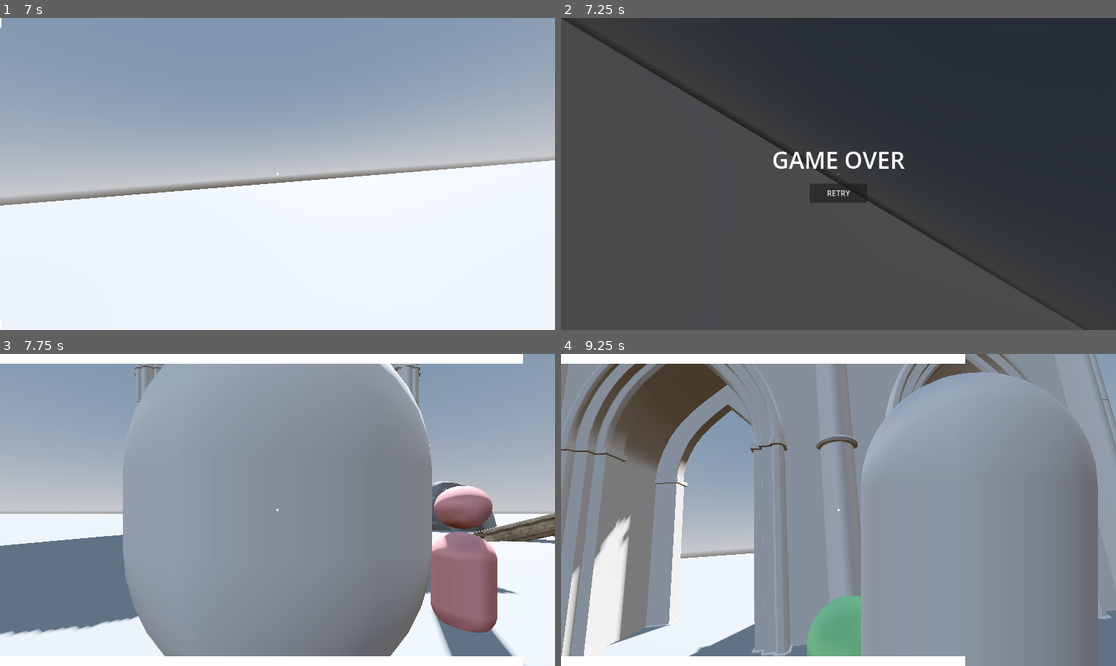
Above: before the commit, frames 1-4 (two rows, left to right).
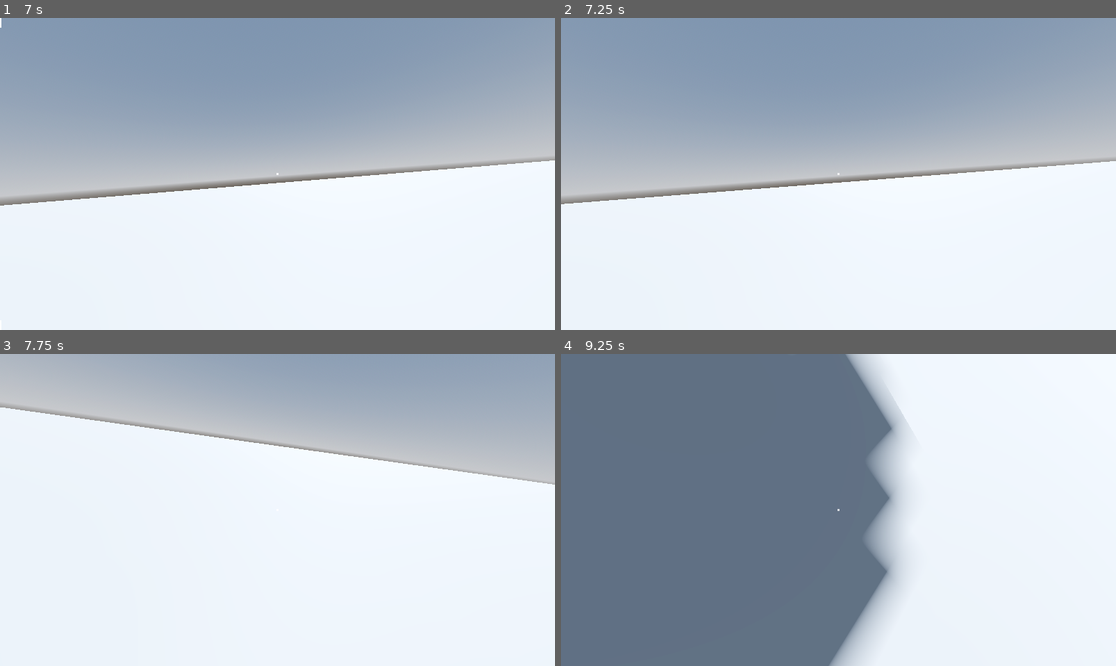
Above: after the commit, the same moments.

Repository: madmonki/GGJ2026
Game: Godot game, scene res://main.tscn
Same seed, same stepped clock (60 frames per second), same inputs: the game is played once before the commit and once after it.
Inputs (mouse positions are in pixels of both pictures, inside the frame that each line leads up to):
- Up to frame 1 (7 s): move the mouse to (305, 174) at 0.52 s; hold W (move_forward) 0.53-5.78 s; tap Space (jump) at 0.6, 0.77, 1.07, 1.52, 1.55, 1.82, 2.3, 2.85, 3.02, 3.32, 3.77, 3.8, 4.07, 4.52, 4.55, 4.82, 5.1, 6.02, 6.05, 6.32, 6.77, 6.8 s; move the mouse to (249, 174) at 1.27 s; click (249, 174) at 1.35 s; move the mouse to (288, 167) at 2.02 s; hold Shift (sprint) 2.03-2.78 s; move the mouse to (271, 180) at 2.77 s; move the mouse to (316, 177) at 3.52 s; press the mouse at (316, 177) at 3.53 s; move the mouse to (233, 170) at 4.27 s; release the mouse at (233, 170) at 4.28 s; tap Shift (sprint) at 4.35 s; move the mouse to (283, 174) at 5.02 s; move the mouse to (255, 167) at 5.77 s; hold D (move_right) 5.78-6.53 s; click (255, 167) at 5.85 s; move the mouse to (305, 174) at 6.52 s; hold W (move_forward) from 6.53 s (still down); hold Shift (sprint) from 6.53 s (still down)
- Up to frame 2 (7.25 s): keep holding W (move_forward); keep holding Shift (sprint); tap Space (jump) at 7.07 s
- Up to frame 3 (7.75 s): release W (move_forward) at 7.25 s; release Shift (sprint) at 7.25 s; click (277, 528) at 7.25 s, where only the run before the commit has a clickable "RETRY"
- Up to frame 4 (9.25 s): move the mouse to (810, 510) at 8.02 s; hold W (move_forward) from 8.03 s (still down); tap Space (jump) at 8.1, 8.27, 8.57, 9.05 s; move the mouse to (849, 503) at 8.77 s; press the mouse at (849, 503) at 8.78 s

Frame 1 is identical in both runs. In frame 2, 100% of the frame differs, in the area x 0-100%, y 0-100%; in frame 3, 75%; in frame 4, 96%.

Commit message:
physical death

Diff:
--- /dev/null
+++ b/corpse.tscn
@@ -0,0 +1,33 @@
+[gd_scene format=3 uid="uid://bh778cfo31k23"]
+
+[sub_resource type="CapsuleShape3D" id="CapsuleShape3D_1"]
+radius = 0.29101563
+height = 1.6547852
+
+[sub_resource type="CapsuleMesh" id="CapsuleMesh_1"]
+
+[sub_resource type="SphereMesh" id="SphereMesh_1"]
+radius = 0.3
+height = 0.6
+
+[node name="Corpse" type="RigidBody3D" unique_id=1319154692]
+collision_layer = 2
+collision_mask = 3
+mass = 60.0
+linear_damp = 1.0
+angular_damp = 1.0
+
+[node name="CollisionShape3D" type="CollisionShape3D" parent="." unique_id=531691011]
+transform = Transform3D(1, 0, 0, 0, 1, 0, 0, 0, 1, 0, 0.8273926, 0)
+shape = SubResource("CapsuleShape3D_1")
+
+[node name="BodyMesh" type="MeshInstance3D" parent="." unique_id=1473930796]
+transform = Transform3D(0.57509, 0, 0, 0, 0.57509, 0, 0, 0, 0.57509, 0, 0.538483, 0)
+mesh = SubResource("CapsuleMesh_1")
+
+[node name="HeadMesh" type="MeshInstance3D" parent="." unique_id=868864436]
+transform = Transform3D(0.8345, 0, 0, 0, 0.8345, 0, 0, 0, 0.8345, 0, 1.40279, 0)
+mesh = SubResource("SphereMesh_1")
+
+[node name="CameraMount" type="Marker3D" parent="." unique_id=481340894]
+transform = Transform3D(1, 0, 0, 0, 1, 0, 0, 0, 1, 0, 1.37142, 0)
--- a/game_events.gd
+++ b/game_events.gd
@@ -3,10 +3,15 @@
 var current_character: CharacterBody3D = null
 var transition_camera: Camera3D = null
 
+signal game_over
+
 func _ready():
 	transition_camera = Camera3D.new()
 	add_child(transition_camera)
 	transition_camera.current = false
+
+func trigger_game_over():
+	game_over.emit()
 
 func possess_transition(from_char: CharacterBody3D, to_char: CharacterBody3D, hit_offset: Vector3 = Vector3.ZERO):
 	if not from_char or not to_char:
--- a/hud.gd
+++ b/hud.gd
@@ -15,6 +15,15 @@
 func _ready():
 	if retry_button:
 		retry_button.pressed.connect(_on_retry_pressed)
+	GameEvents.game_over.connect(_on_game_over_signal)
+
+func _on_game_over_signal():
+	is_game_over = true
+	if game_over_ui:
+		game_over_ui.visible = true
+	visible = true
+	if top_bar: top_bar.visible = false
+	if bottom_bar: bottom_bar.visible = false
 
 func _process(_delta):
 	if is_game_over: return
--- a/player.gd
+++ b/player.gd
@@ -394,15 +394,56 @@
 			return true
 	return false
 
+@onready var corpse_scene = preload("res://corpse.tscn")
+
 func die():
-	# Simulate ragdoll by disabling control and tipping over
+	# 1. Disable player node (so we don't move/interact)
 	set_physics_process(false)
 	is_controlled = false
-	velocity = Vector3.ZERO
 	Input.mouse_mode = Input.MOUSE_MODE_VISIBLE
 
-	# Visual topple
-	var tween = create_tween()
-	tween.set_trans(Tween.TRANS_BOUNCE)
-	tween.set_ease(Tween.EASE_OUT)
-	tween.tween_property(self, "rotation:z", deg_to_rad(90), 0.5)
+	# 2. Spawn Corpse
+	var corpse = corpse_scene.instantiate()
+	get_parent().add_child(corpse)
+	corpse.global_transform = global_transform
+
+	# 3. Apply Color to Corpse
+	var mat = StandardMaterial3D.new()
+	mat.albedo_color = char_color
+	mat.roughness = 0.8
+	if corpse.has_node("BodyMesh"):
+		corpse.get_node("BodyMesh").set_surface_override_material(0, mat)
+	if corpse.has_node("HeadMesh"):
+		corpse.get_node("HeadMesh").set_surface_override_material(0, mat)
+
+	# 4. Transfer Camera to Corpse (so we see the fall)
+	# We reparent to the CameraMount node if it exists, otherwise the corpse root
+	var cam_parent = corpse
+	if corpse.has_node("CameraMount"):
+		cam_parent = corpse.get_node("CameraMount")
+
+	# Reparent camera, keeping global transform so there's no jump
+	camera.reparent(cam_parent, true)
+
+	# 5. Apply "Slight Kick" to initiate tipover
+	# If player was controlled, fail backwards (dramatic fall)
+	var was_controlled_local = is_controlled # Captured before we disabled it
+	if was_controlled_local:
+		GameEvents.trigger_game_over()
+		# Kick chest backwards to fall on back
+		# We use basis.z (forward) for kick direction to push FEET forward?
+		# No, apply_central_impulse pushes center. To fall on back, push center BACKWARDS (-z).
+		# Wait, if I push center backwards, they fly backwards. If I push feet forward, they tip back.
+		# Let's push center backwards strongly.
+		var kick_dir = - global_transform.basis.z + Vector3(randf_range(-0.2, 0.2), 0, randf_range(-0.2, 0.2))
+		corpse.apply_central_impulse(kick_dir * 8.0)
+		# Add back-flip torque
+		corpse.apply_torque_impulse(global_transform.basis.x * -10.0)
+	else:
+		# Random logic for NPCs
+		var kick_dir = - global_transform.basis.z + Vector3(randf_range(-0.5, 0.5), 0, randf_range(-0.5, 0.5))
+		corpse.apply_central_impulse(kick_dir.normalized() * 5.0)
+		corpse.apply_torque_impulse(Vector3(randf(), 0, randf()) * 2.0)
+
+	# 6. Remove original player
+	queue_free()
